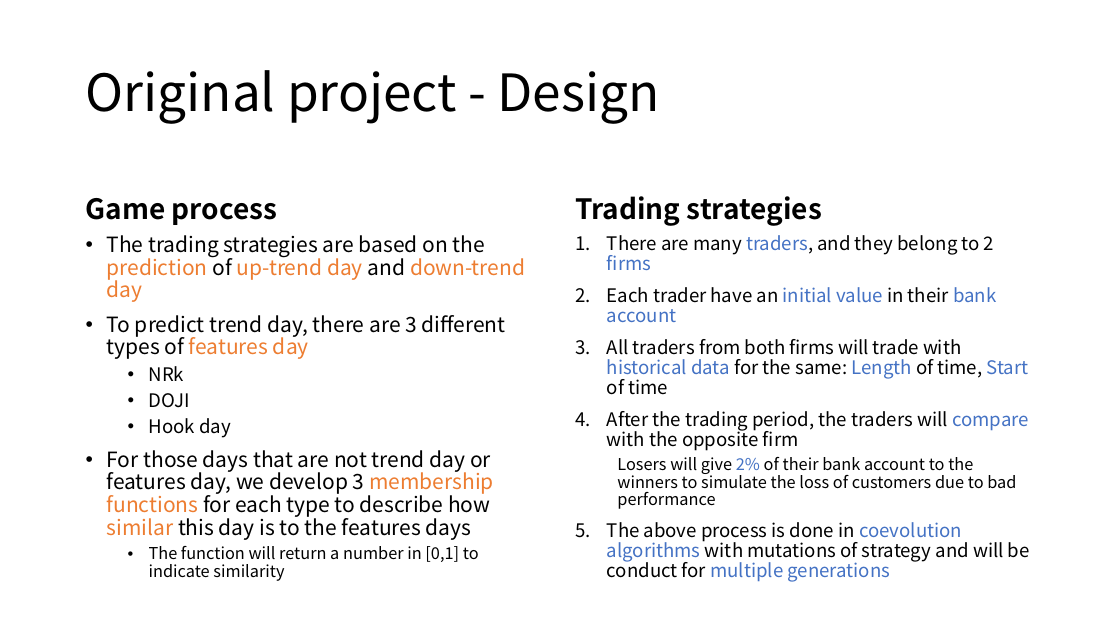
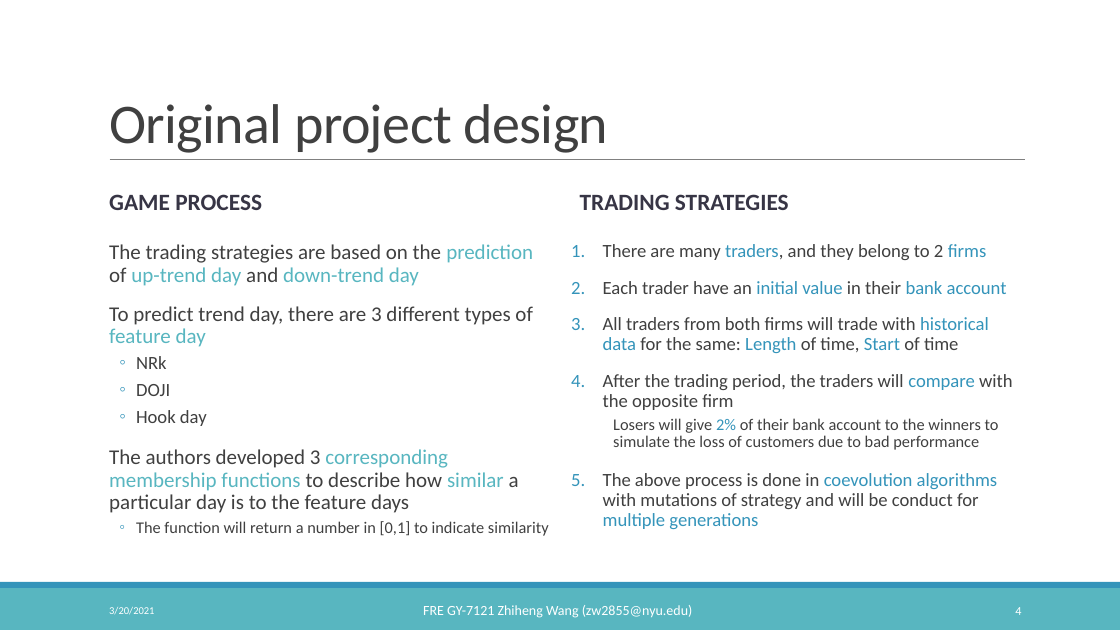
Before and after one commit to Emma3434/FRE-7121-Final-Project, a slide deck: slide 4 of 7121 Statistical Arbitrage Final Project.pptx. Drawn at 1120x630 pixels with LibreOffice and Linux fonts; fonts in the diff are those of the drawing. Boxes give left, top, right and bottom in pixels: in the first picture for what was removed or moved away, otherwise in the second. Text is boxed around its words. In the diff, an @@ line names an element or a change of style, - is before the commit and + after.

Commit message:
ppt

```diff
--- a/7121 Statistical Arbitrage Final Project.pptx
+++ b/7121 Statistical Arbitrage Final Project.pptx
@@ title "Original project design" at (109,104,608,153): vertical alignment middle to bottom @@
@@ title at (109,104,608,153): text changed; size 44 to 48 pt; font Noto Sans CJK SC to Calibri; text colour #000000 to #404040 @@
-Original project - Design
+Original project design
@@ text "GAME PROCESS" at (109,194,262,210): vertical alignment bottom to middle @@
@@ line added from (110, 160) to (1026, 160), #808080 0.5 pt @@
@@ text "TRADING STRATEGIES" at (580,194,789,210): vertical alignment bottom to middle @@
@@ text at (109,194,262,210): text changed; size 24 to 20 pt; font Noto Sans CJK SC to Calibri; text colour #000000 to #373545 @@
-Game process
+GAME PROCESS
@@ text at (580,194,789,210): text changed; size 24 to 20 pt; font Noto Sans CJK SC to Calibri; text colour #000000 to #373545 @@
-Trading strategies
+TRADING STRATEGIES
@@ text "The trading strategies are based ...": place and size @@
-text "The trading strategies are based ..." at (107,235,525,581)
+text "The trading strategies are based ..." at (109,244,549,536)
@@ text "There are many traders, and ...": place and size @@
-text "There are many traders, and ..." at (607,235,1030,582)
+text "There are many traders, and ..." at (603,244,1013,529)
@@ text "There are many traders, and ..." at (603,244,1013,529): font Noto Sans CJK SC to Calibri; text colour #000000 to #404040 in "There are many traders, and they belong ...", "Each trader have an in their", "All traders from both firms will trade ...", "After the trading period, the traders will ..." and 2 more places; text colour #4472C4 to #3494BA in "traders, firms", "initial value bank account", "historical data Length Start", "compare" and 2 more places; more space between paragraphs @@
@@ text at (109,244,549,536): font Noto Sans CJK SC to Calibri, text colour #000000 to #404040 in "The trading strategies are based on the ...", "NRk", "DOJI", "Hook day" and 1 more places; text colour #ED7D31 to #58B6C0 in "prediction up-trend day down-trend day"; bullet • to  ; more space between paragraphs; bullet • to ◦ @@
@@ text at (109,306,532,347): text changed; font Noto Sans CJK SC to Calibri; text colour #000000 to #404040 @@
-• To predict trend day, there are 3 different types of features day
+  To predict trend day, there are 3 different types of feature day
@@ text at (109,449,519,513): text changed; font Noto Sans CJK SC to Calibri; text colour #000000 to #404040 @@
-• For those days that are not trend day or features day, we develop 3 membership functions for each type to describe how similar this day is to the features days
+  The authors developed 3 corresponding membership functions to describe how similar a particular day is to the feature days
@@ rectangle added at (0,588,1120,630), fill #58B6C0 @@
@@ rectangle added at (0,582,1120,588), fill #3494BA @@
@@ text added at (109,607,154,615), 9 pt, text #FFFFFF @@
+3/20/2021
@@ text added at (423,605,693,618), 12 pt, text #FFFFFF @@
+FRE GY-7121 Zhiheng Wang (zw2855@nyu.edu)
@@ page number added at (1015,607,1021,615), 10.5 pt, text #FFFFFF @@
+4
```
Also in this commit, not shown: 6 other slides changed, 6 slides added, 2 slides removed, 2 other files.
